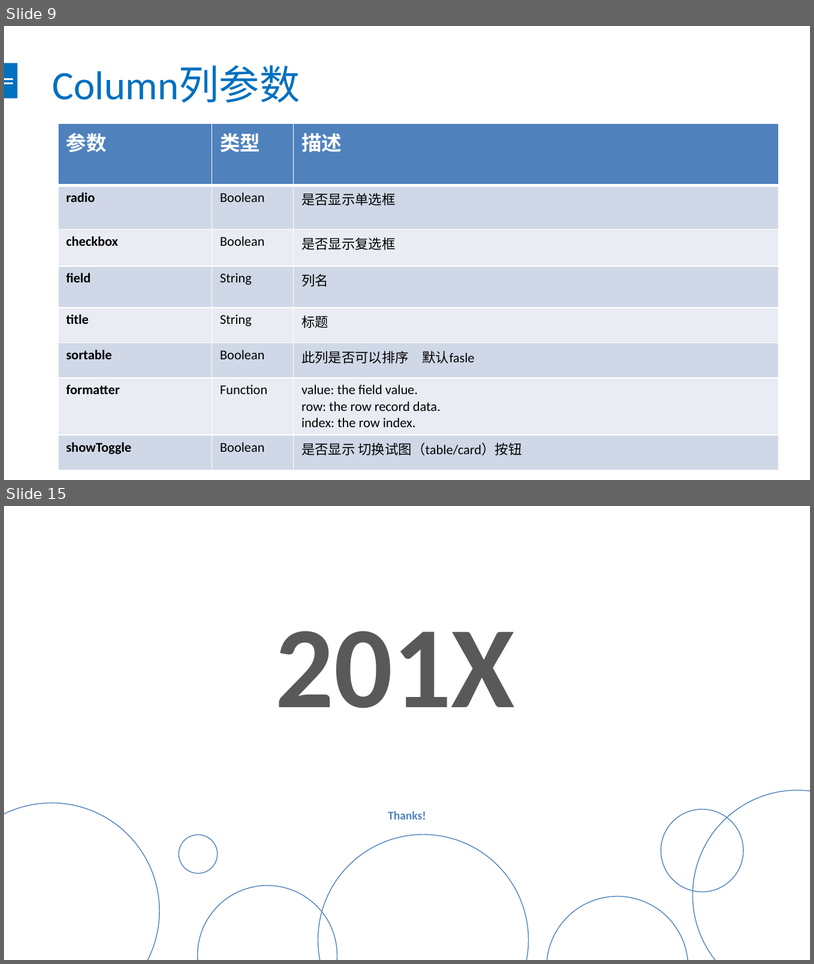
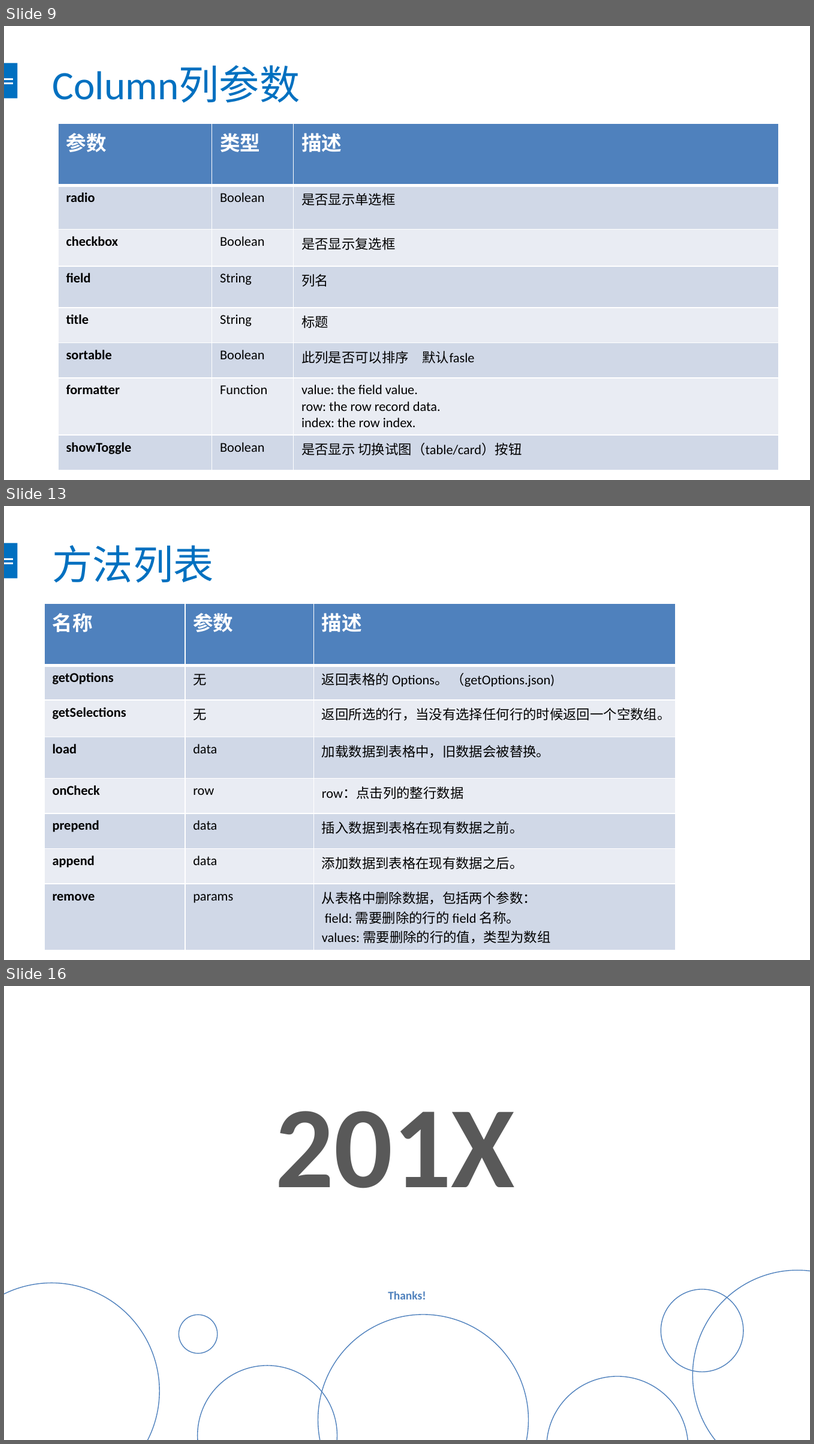
Before and after one commit to chendingguo/workspace, a slide deck: springboot-mybatis-master/bootstrap-table.pptx. Shown one above the other, each under a label of ours: slides 9 and 15 before the commit, slides 9, 13 and 16 after it; the slides between them are not shown. The pictures are 814x964 and 814x1444 pixels, drawn with LibreOffice and Linux fonts; fonts in the diff are those of the drawing. Boxes give left, top, right and bottom in pixels: in the first picture for what was removed or moved away, otherwise in the second. Text is boxed around its words. In the diff, an @@ line names an element or a change of style, - is before the commit and + after.

Commit message:
新增方法

```diff
--- a/springboot-mybatis-master/bootstrap-table.pptx
+++ b/springboot-mybatis-master/bootstrap-table.pptx
@@ slide 13 added at [4,506,810,960], background #FFFFFF; not listed: 3 template elements that a slide beside it also shows @@
@@ title added at [53,545,214,583], 36 pt, text #0070C0 @@
+方法列表
@@ table added at [44,604,677,960], 8 rows, 3 columns @@
+名称 | 参数 | 描述
+getOptions | 无 | 返回表格的 Options。 （getOptions.json)
+getSelections | 无 | 返回所选的行，当没有选择任何行的时候返回一个空数组。
+load | data | 加载数据到表格中，旧数据会被替换。
+onCheck | row | row：点击列的整行数据
+prepend | data | 插入数据到表格在现有数据之前。
+append | data | 添加数据到表格在现有数据之后。
+remove | params | 从表格中删除数据，包括两个参数： / field: 需要删除的行的 field 名称。 / values: 需要删除的行的值，类型为数组
@@ what was slide 15 is now slide 16 @@
```
Also in this commit, not shown: 5 other slides added, 5 slides removed, 3 other files.
